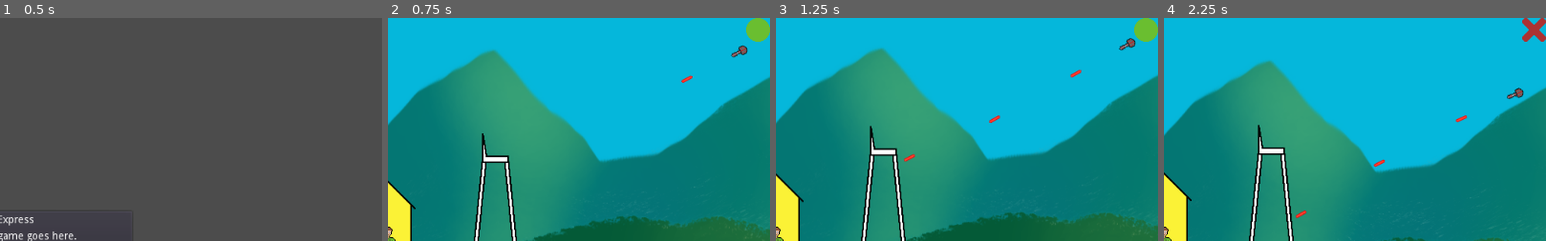
Above: before the commit, frames 1-4 (left to right).
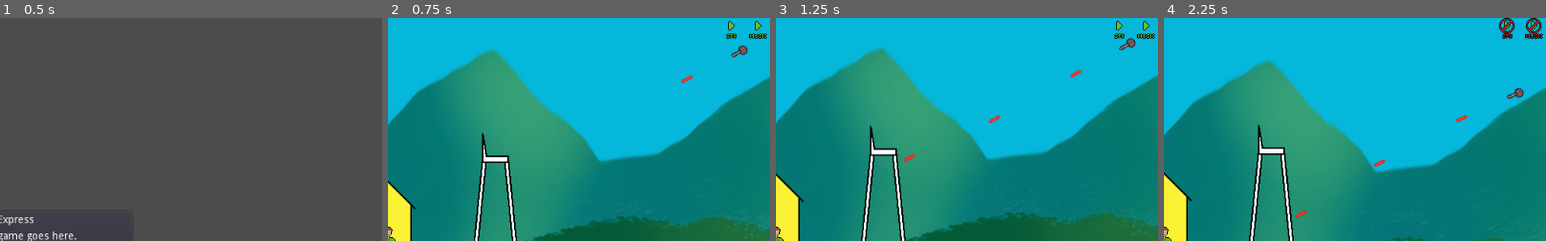
Above: after the commit, the same moments.

Repository: pizzasgood/BubbaExpress_LD46
Game: Godot game, scene res://TitleScreen.tscn
Same seed, same stepped clock (60 frames per second), same inputs: the game is played once before the commit and once after it.
Inputs (mouse positions are % of the whole screen's width and height, from its top left):
- Up to frame 1 (0.5 s): no input
- Up to frame 2 (0.75 s): click "Start" at 0.5 s
- Up to frame 3 (1.25 s): no input
- Up to frame 4 (2.25 s): click (98, 50) at 1.27 s; click (95, 50) at 2.02 s
The pictures show only the part of the screen within x 50-100%, y 0-50%; the shares and areas given below are measured in that part.

Frame 1 is identical in both runs. In frame 2, 0.6% of the frame differs, in the area x 88-100%, y 0-11%; in frame 3, 0.6%; in frame 4, 0.8%, in the area x 87-100%, y 0-11%.

Commit message:
Fully enable mute buttons and activate BGM

Diff:
--- a/Bubba.gd
+++ b/Bubba.gd
@@ -6,7 +6,6 @@
 
 enum { BURROWED, WAKING, RISING, STANDING, WALKING }
 var state = BURROWED
-
 
 func _ready():
 	wake()
@@ -41,6 +40,7 @@
 
 func get_moving():
 	state = WALKING
+	Globals.get_bgm().play()
 
 
 func _on_WakeTimer_timeout():
--- a/Globals.gd
+++ b/Globals.gd
@@ -1,9 +1,19 @@
 extends Node
 
 var mute_bgm := false setget mute_bgm_set, mute_bgm_get
+var mute_sfx := false setget mute_sfx_set, mute_sfx_get
 
 func mute_bgm_set(new_value):
-	mute_bgm = new_value
+	AudioServer.set_bus_mute(AudioServer.get_bus_index("BGM"), new_value)
 
 func mute_bgm_get():
-	return mute_bgm
+	return AudioServer.is_bus_mute(AudioServer.get_bus_index("BGM"))
+
+func mute_sfx_set(new_value):
+	AudioServer.set_bus_mute(AudioServer.get_bus_index("SFX"), new_value)
+
+func mute_sfx_get():
+	return AudioServer.is_bus_mute(AudioServer.get_bus_index("SFX"))
+
+func get_bgm():
+	return get_tree().get_current_scene().find_node("BGM")
--- a/Main.tscn
+++ b/Main.tscn
@@ -1,9 +1,11 @@
-[gd_scene load_steps=5 format=2]
+[gd_scene load_steps=7 format=2]
 
-[ext_resource path="res://MuteButton/MuteButton.tscn" type="PackedScene" id=1]
+[ext_resource path="res://MuteButtonBGM/MuteButton.tscn" type="PackedScene" id=1]
 [ext_resource path="res://PauseMenu.tscn" type="PackedScene" id=2]
 [ext_resource path="res://Level.tscn" type="PackedScene" id=3]
 [ext_resource path="res://GameOver.tscn" type="PackedScene" id=4]
+[ext_resource path="res://bgm/main.ogg" type="AudioStream" id=5]
+[ext_resource path="res://MuteButtonSFX/MuteButton.tscn" type="PackedScene" id=6]
 
 [node name="Node" type="Node"]
 
@@ -23,7 +25,11 @@
 margin_bottom = 600.0
 alignment = 2
 
-[node name="MuteButton" parent="CanvasLayer/MarginContainer/HBoxContainer" instance=ExtResource( 1 )]
+[node name="MuteButtonSFX" parent="CanvasLayer/MarginContainer/HBoxContainer" instance=ExtResource( 6 )]
+margin_left = 956.0
+margin_right = 988.0
+
+[node name="MuteButtonBGM" parent="CanvasLayer/MarginContainer/HBoxContainer" instance=ExtResource( 1 )]
 margin_left = 992.0
 
 [node name="PauseMenu" parent="CanvasLayer" instance=ExtResource( 2 )]
@@ -31,3 +37,7 @@
 
 [node name="GameOver" parent="CanvasLayer" instance=ExtResource( 4 )]
 visible = false
+
+[node name="BGM" type="AudioStreamPlayer" parent="."]
+stream = ExtResource( 5 )
+bus = "BGM"
--- /dev/null
+++ b/MuteButtonBGM/MuteButton.tscn
@@ -0,0 +1,16 @@
+[gd_scene load_steps=4 format=2]
+
+[ext_resource path="res://MuteButtonBGM/MuteButton.gd" type="Script" id=1]
+[ext_resource path="res://MuteButtonBGM/muted.png" type="Texture" id=2]
+[ext_resource path="res://MuteButtonBGM/unmuted.png" type="Texture" id=3]
+
+[node name="MuteButton" type="TextureButton"]
+margin_right = 1024.0
+margin_bottom = 600.0
+texture_normal = ExtResource( 3 )
+script = ExtResource( 1 )
+__meta__ = {
+"_edit_use_anchors_": false
+}
+texture_muted = ExtResource( 2 )
+texture_unmuted = ExtResource( 3 )
--- /dev/null
+++ b/MuteButtonSFX/MuteButton.gd
@@ -0,0 +1,17 @@
+extends TextureButton
+
+export var texture_muted : Texture
+export var texture_unmuted : Texture
+
+func _ready():
+	update()
+
+func _pressed():
+	Globals.mute_sfx = not Globals.mute_sfx
+	update()
+
+func update():
+	if Globals.mute_sfx:
+		texture_normal = texture_muted
+	else:
+		texture_normal = texture_unmuted
--- a/MuteButton/MuteButton.tscn
+++ b/MuteButtonSFX/MuteButton.tscn
@@ -1,8 +1,8 @@
 [gd_scene load_steps=4 format=2]
 
-[ext_resource path="res://MuteButton/MuteButton.gd" type="Script" id=1]
-[ext_resource path="res://MuteButton/muted.png" type="Texture" id=2]
-[ext_resource path="res://MuteButton/unmuted.png" type="Texture" id=3]
+[ext_resource path="res://MuteButtonSFX/MuteButton.gd" type="Script" id=1]
+[ext_resource path="res://MuteButtonSFX/muted.png" type="Texture" id=2]
+[ext_resource path="res://MuteButtonSFX/unmuted.png" type="Texture" id=3]
 
 [node name="MuteButton" type="TextureButton"]
 margin_right = 1024.0
--- /dev/null
+++ b/default_bus_layout.tres
@@ -0,0 +1,15 @@
+[gd_resource type="AudioBusLayout" format=2]
+
+[resource]
+bus/1/name = "BGM"
+bus/1/solo = false
+bus/1/mute = false
+bus/1/bypass_fx = false
+bus/1/volume_db = 0.0
+bus/1/send = "Master"
+bus/2/name = "SFX"
+bus/2/solo = false
+bus/2/mute = false
+bus/2/bypass_fx = false
+bus/2/volume_db = 0.0
+bus/2/send = "Master"
Binary file removed: MuteButton/muted.png
Binary file removed: MuteButton/unmuted.png
Renamed: MuteButton/MuteButton.gd -> MuteButtonBGM/MuteButton.gd
Binary file added: MuteButtonBGM/muted.png
Not shown, added: MuteButtonBGM/muted.png.import
Binary file added: MuteButtonBGM/unmuted.png
Not shown, changed: MuteButtonBGM/unmuted.png.import
Binary file added: MuteButtonSFX/muted.png
Not shown, added: MuteButtonSFX/muted.png.import
Binary file added: MuteButtonSFX/unmuted.png
Not shown, changed: MuteButtonSFX/unmuted.png.import
